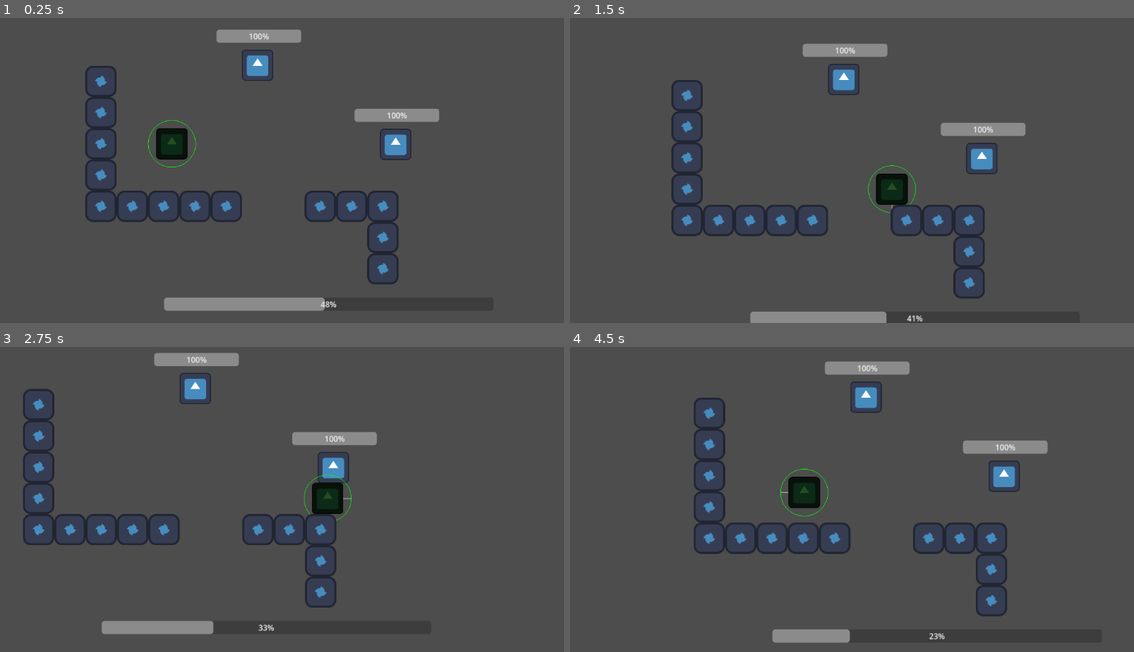
Above: before the commit, frames 1-4 (two rows, left to right).
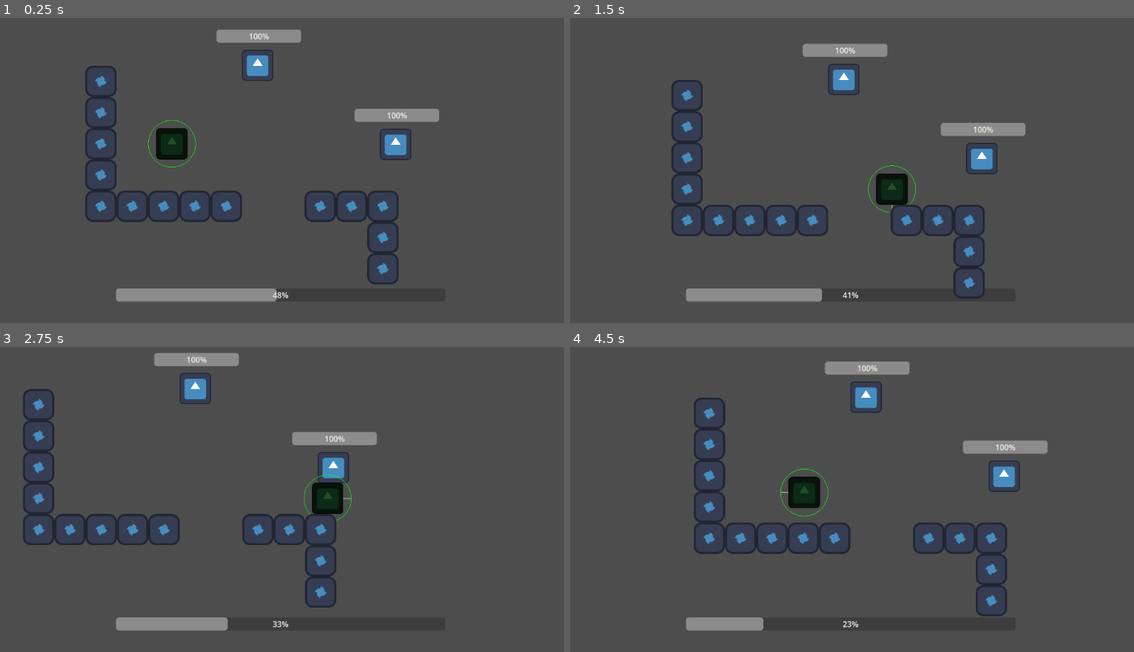
Above: after the commit, the same moments.

Repository: goldchees/wild-jam-83
Game: Godot game, scene res://test.tscn
Two runs of this game, one before a commit and one after it. Both use one fixed random seed, a clock stepped at 60 frames per second and the inputs below. The engine's default icon, where the game draws it, is replaced by a stand-in: a white triangle on a blue panel in a dark square.
Inputs:
- Up to frame 1 (0.25 s): no input
- Up to frame 2 (1.5 s): hold D (move_right) 0.53-1.28 s; tap Space (action_1) at 0.6 s; hold S (move_down) from 1.28 s (still down); tap Q (action_2) at 1.35 s
- Up to frame 3 (2.75 s): release S (move_down) at 2.03 s; hold D (move_right) from 2.03 s (still down); tap Space (action_1) at 2.1 s
- Up to frame 4 (4.5 s): release D (move_right) at 2.78 s; hold W (move_up) 2.78-3.53 s; tap Q (action_2) at 2.85, 4.35 s; hold A (move_left) from 3.53 s (still down); tap Space (action_1) at 3.6 s

The runs differ from the first frame. In frame 1, 2.0% of the frame differs, in the area x 20-60%, y 88-97%; in frame 2, 2.0%; in frame 3, 0.7%; in frame 4, 1.3%.

Commit message:
minor fix - make parasite health bar fixed

Diff:
--- a/scripts/camera_controller.gd
+++ b/scripts/camera_controller.gd
@@ -4,13 +4,13 @@
 var camera_move_speed = 400
 
 func _ready():
-    if !target: print("Camera: no target found")
+	if !target: print("Camera: no target found")
 
 func _process(delta):
-    if !target: return
+	if !target: return
 
-    var distance = global_position.distance_to(target.global_position)
+	var distance = global_position.distance_to(target.global_position)
 
-    #todo: more sophisticated following
-    if (distance > 100):
-        global_position = global_position.move_toward(target.global_position, delta * camera_move_speed)
+	#todo: more sophisticated following
+	if (distance > 100):
+		global_position = global_position.move_toward(target.global_position, delta * camera_move_speed)
--- a/scripts/player.gd
+++ b/scripts/player.gd
@@ -70,11 +70,13 @@
 		if (host != null):
 			leave_host()
 
-	if (is_possessing and $"../../energyBar".value > 0):
-		$"../../energyBar".value += 0.1
+	if (is_possessing and $"../../Camera2D/UI/energyBar".value > 0):
+		#$"../../energyBar".value += 0.1
+		$"../../Camera2D/UI/energyBar".value += 0.1
 		get_parent().lose_energy()
 	else:
-		$"../energyBar".value -= 0.1
+		#$"../energyBar".value -= 0.1
+		$"../Camera2D/UI/energyBar".value -= 0.1
 
 	queue_redraw()
 
--- a/test.tscn
+++ b/test.tscn
@@ -52,7 +52,7 @@
 [node name="UI" type="Node2D" parent="Camera2D"]
 position = Vector2(-756, -414)
 
-[node name="energyBar" type="ProgressBar" parent="."]
+[node name="energyBar" type="ProgressBar" parent="Camera2D/UI"]
 offset_left = 417.0
 offset_top = 667.0
 offset_right = 1090.0
